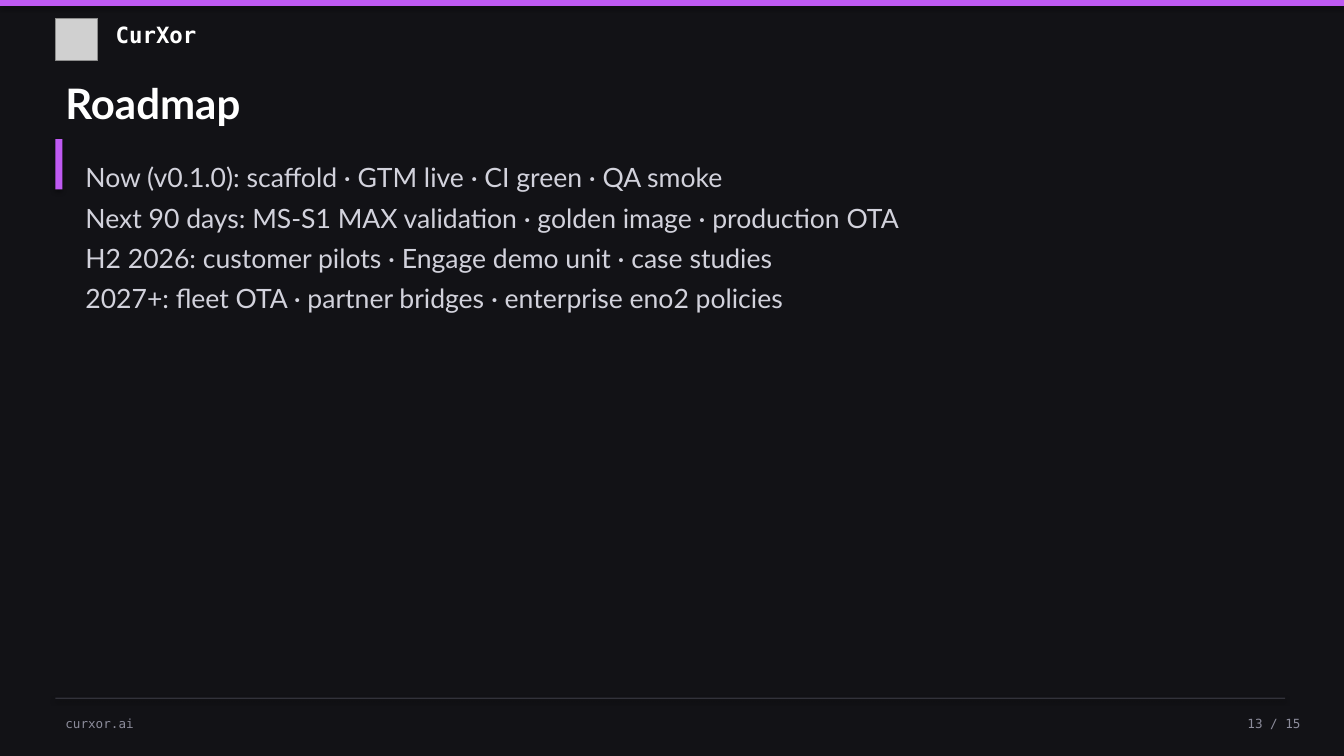
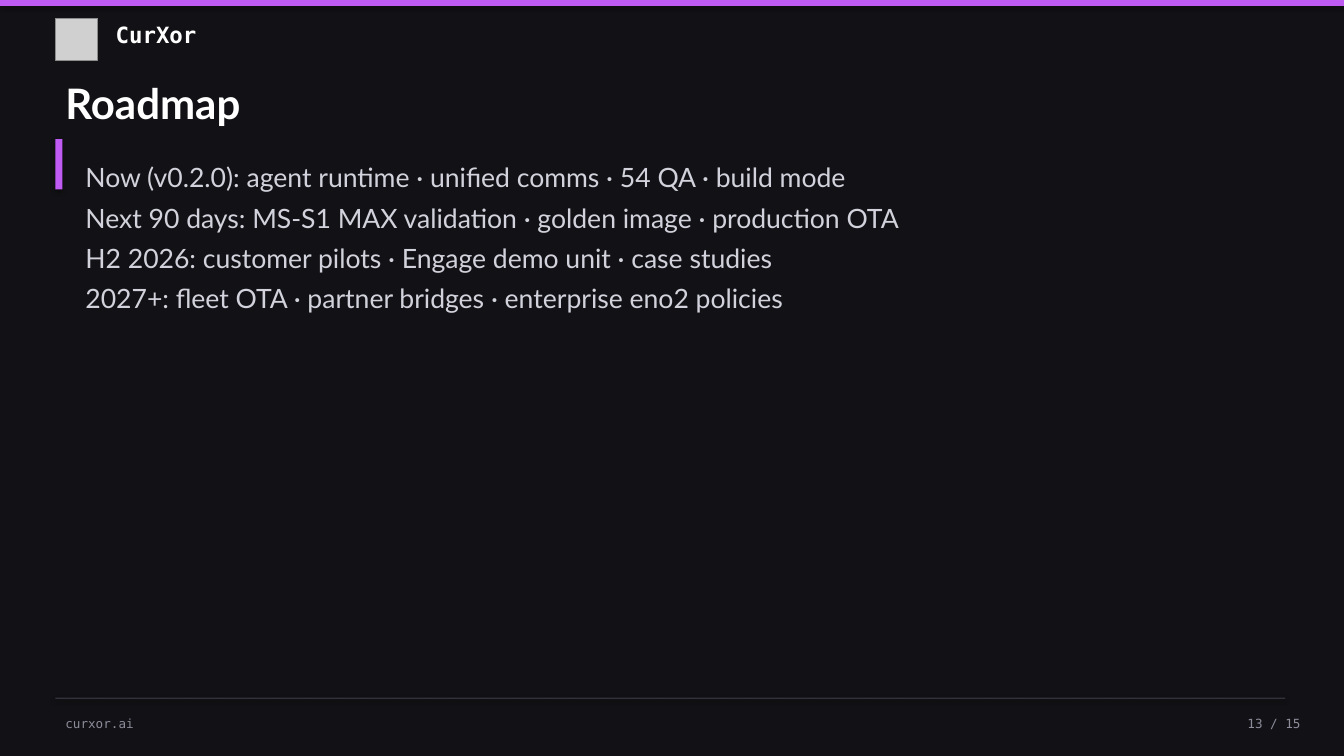
Before and after one commit to ankurmisra1982/curxor-storefront, a slide deck: slide 13 of docs/CurXor-Pitch-Deck-Speaker-Notes.pptx. Drawn at 1344x756 pixels with LibreOffice and Linux fonts; fonts in the diff are those of the drawing; grey boxes stand for pictures. Boxes give left, top, right and bottom in pixels: in the first picture for what was removed or moved away, otherwise in the second. Text is boxed around its words. In the diff, an @@ line names an element or a change of style, - is before the commit and + after.

```diff
--- a/docs/CurXor-Pitch-Deck-Speaker-Notes.pptx
+++ b/docs/CurXor-Pitch-Deck-Speaker-Notes.pptx
@@ text at [85, 166, 846, 192]: text changed @@
-Now (v0.1.0): scaffold · GTM live · CI green · QA smoke
+Now (v0.2.0): agent runtime · unified comms · 54 QA · build mode
```
Also in this commit, not shown: 5 other slides changed, 15 other files.
